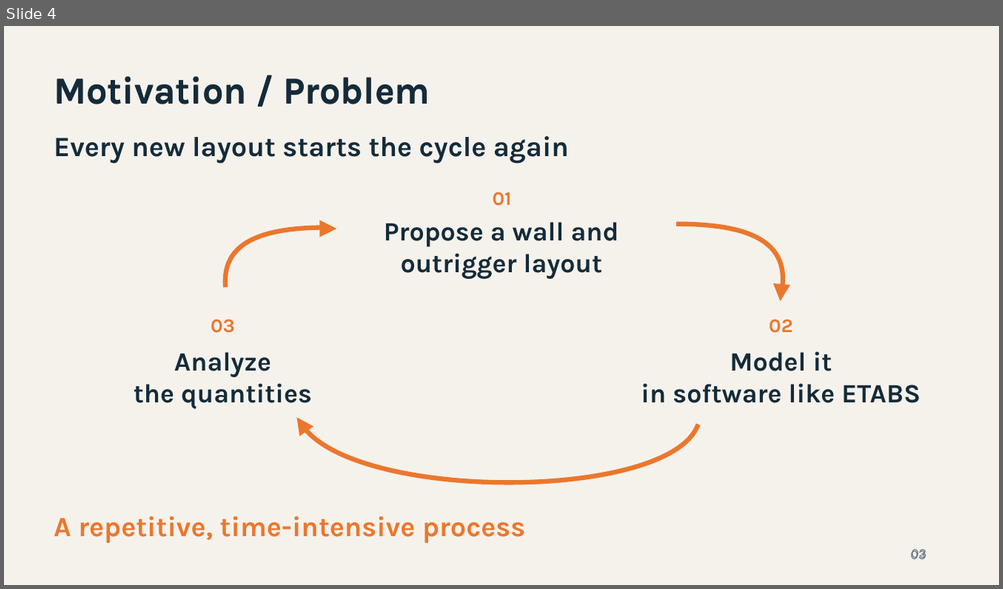
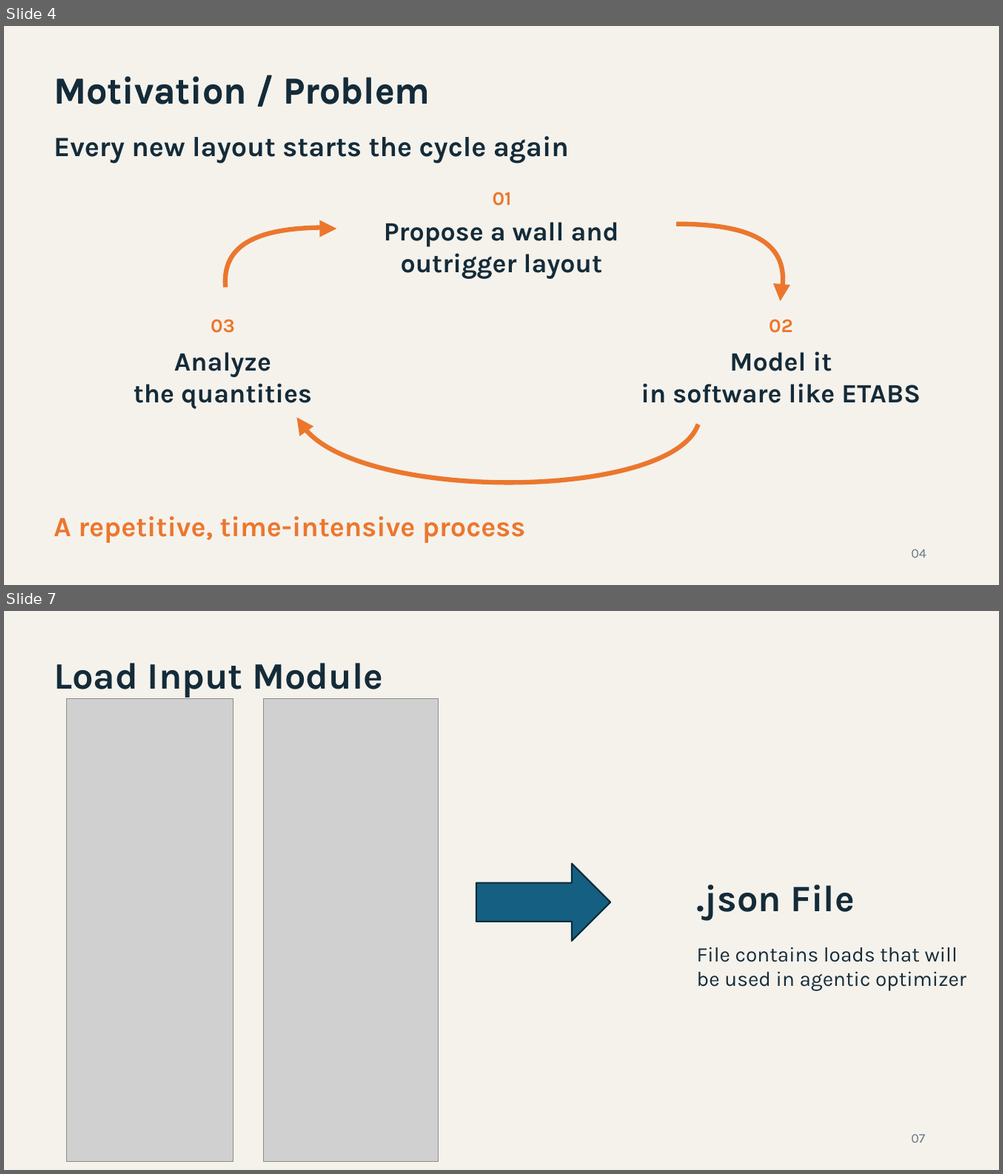
Before and after one commit to shearload/se-hackathon-point-tower, a slide deck: powerpoint/SWOOP_Presentation_Template.pptx. Shown one above the other, each under a label of ours: slide 4 before the commit, slides 4 and 7 after it; the slides between them are not shown. The pictures are 1003x589 and 1003x1174 pixels, drawn with LibreOffice and Linux fonts; fonts in the diff are those of the drawing; grey boxes stand for pictures. Boxes give left, top, right and bottom in pixels: in the first picture for what was removed or moved away, otherwise in the second. Text is boxed around its words. In the diff, an @@ line names an element or a change of style, - is before the commit and + after.

```diff
--- a/powerpoint/SWOOP_Presentation_Template.pptx
+++ b/powerpoint/SWOOP_Presentation_Template.pptx
@@ slide 7 added at (4,611,999,1170), background #F5F2EC @@
@@ text added at (54,663,383,698), 36 pt, text #142B39, bold @@
+Load Input Module
@@ picture added at (67,699,234,1162) @@
@@ picture added at (264,699,438,1162) @@
@@ right arrow added at (476,864,611,942), fill #156082, outline #092A39 1.5 pt @@
@@ text added at (697,885,854,920), 36 pt, text #142B39, bold @@
+.json File
@@ text added at (697,947,966,991), 20 pt, text #142B39 @@
+File contains loads that will be used in agentic optimizer
@@ text added at (910,1134,925,1143), 12.8 pt, text #687782 @@
+07
@@ slide 4 changed as well @@
@@ text at (910,549,926,558): text changed @@
-03
+04
@@ text removed at (910,547,949,566) @@
-03
```
Also in this commit, not shown: 3 other slides changed, 6 other slides added, 8 slides removed.
